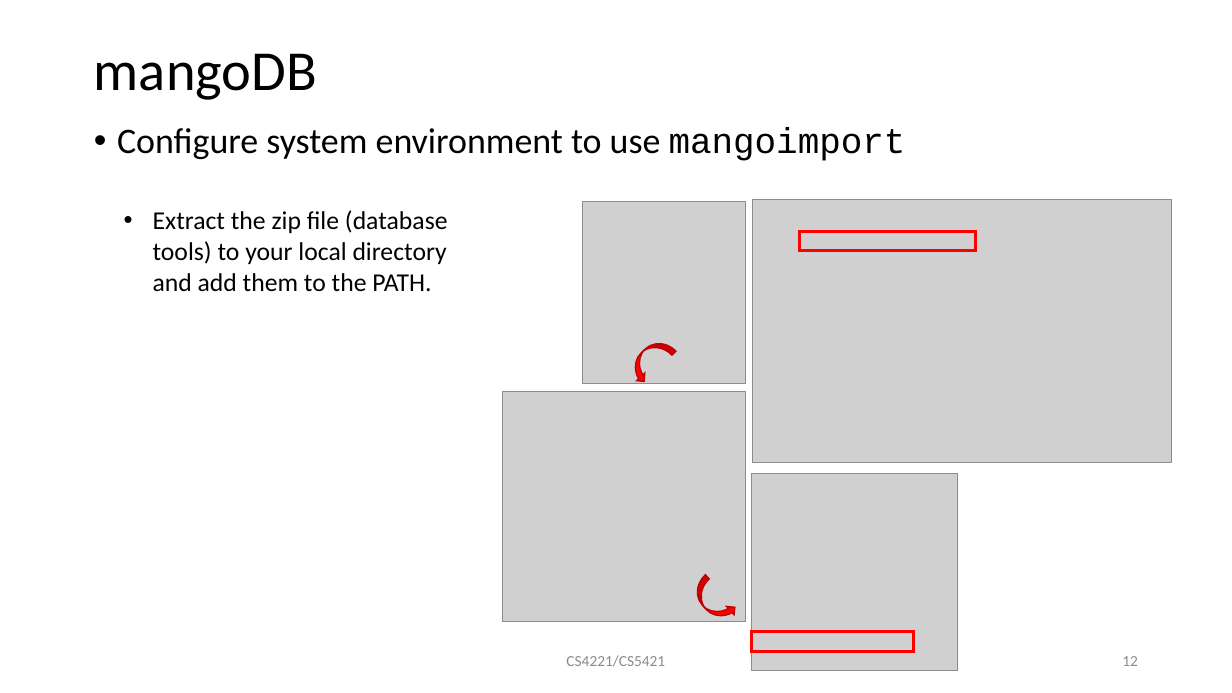
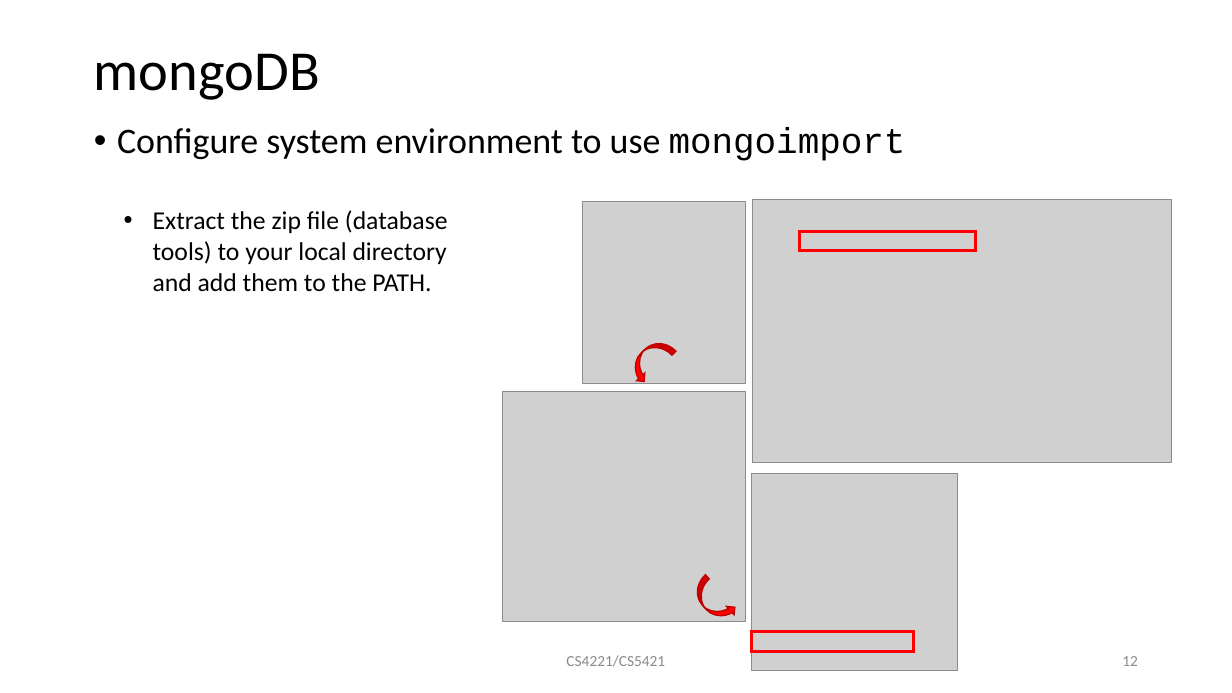
Before and after one commit to mark-h-meng/BT5110-tutorials, a slide deck: slide 12 of src/4221-t6/t6.pptx. Drawn at 1232x693 pixels with LibreOffice and Linux fonts; fonts in the diff are those of the drawing; grey boxes stand for pictures. Boxes give left, top, right and bottom in pixels: in the first picture for what was removed or moved away, otherwise in the second. Text is boxed around its words. In the diff, an @@ line names an element or a change of style, - is before the commit and + after.

```diff
--- a/src/4221-t6/t6.pptx
+++ b/src/4221-t6/t6.pptx
@@ title at (94, 53, 320, 100): text changed @@
-mangoDB
+mongoDB
@@ text at (117, 128, 906, 161): text changed @@
-• Configure system environment to use mangoimport
+• Configure system environment to use mongoimport
```
Also in this commit, not shown: 6 other slides changed, 8 other files.
